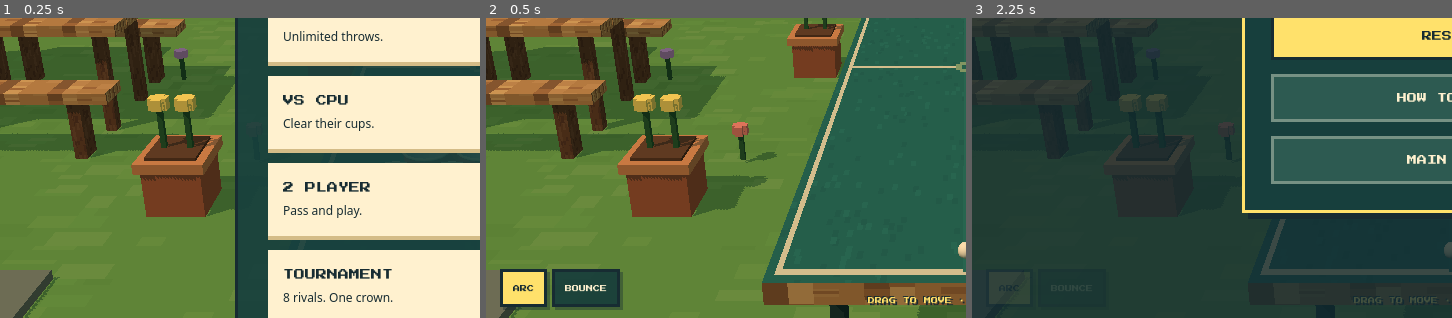
Above: before the commit, frames 1-3 (left to right).
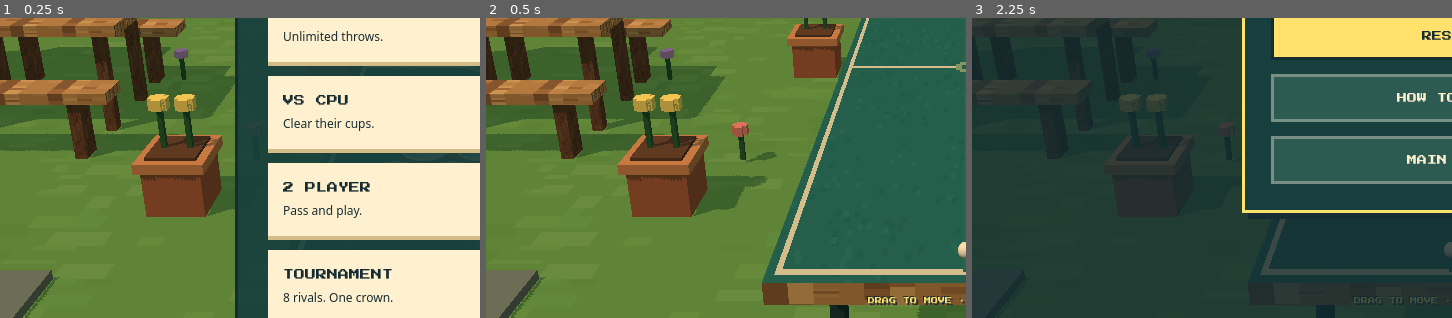
Above: after the commit, the same moments.

Repository: Ashe-Oro/backyard-games
Game: browser game, page beer-pong/index.html
Two runs of this game, one before a commit and one after it. Both use one fixed random seed, a clock stepped at 60 frames per second and the inputs below.
Inputs (mouse positions are % of the whole screen's width and height, from its top left):
- Up to frame 1 (0.25 s): no input
- Up to frame 2 (0.5 s): click "SOLO PRACTICE Unlimited throw…" at 0.27 s
- Up to frame 3 (2.25 s): move the mouse to (50, 60) at 1.07 s; tap Space at 1.1, 1.6, 2.1 s; move the mouse to (30, 40) at 1.67 s; click "Ⅱ PAUSE" at 2.02 s
The pictures show only the part of the screen within x 0-50%, y 42-92%; the shares and areas given below are measured in that part.

Frame 1 is identical in both runs. In frame 2, 3.4% of the frame differs, in the area x 2-29%, y 83-98%; in frame 3, less than 0.1%.

Commit message:
Remove Beer Pong shot-style selector

Diff:
--- a/beer-pong/game.js
+++ b/beer-pong/game.js
@@ -131,8 +131,6 @@
  for(const [team,id]of [[0,'red'],[1,'blue']]){$(`${id}-count`).textContent=remaining(team);$(`${id}-pips`).innerHTML=Array.from({length:10},(_,i)=>`<i class="${i>=remaining(team)?'out':''}"></i>`).join('');}
  $('scoreboard').hidden=state.mode==='practice';$('practice-stats').hidden=state.mode!=='practice';$('practice-hits').textContent=`${state.hits[0]} / ${state.shots[0]}`;
  $('control-hint').hidden=state.phase!=='aim';$('shot-count').textContent=`${state.mode==='practice'?'':LABELS[state.turn]+' · '}THROW ${state.shots[state.turn]+(['aim','cpu','handoff'].includes(state.phase)?1:0)}`;
- $('shot-style').hidden=state.mode==='two'||state.turn!==0||!['aim','flight','wait'].includes(state.phase);
- document.querySelectorAll('[data-shot-style]').forEach(b=>{b.setAttribute('aria-pressed',String(b.dataset.shotStyle===state.shotStyle));b.disabled=!humanReady()||!!drag;});
  const canOffer=layoutsFor(remaining(1-state.turn)).length>0;
  $('rerack-button').hidden=state.reracksUsed[state.turn]||!['aim','flight','wait'].includes(state.phase)||state.mode==='cpu'&&state.turn===1;
  $('rerack-button').disabled=!humanReady()||!canOffer||!!drag;$('rerack-button').title=canOffer?'Choose a formation for the cups you’re shooting at':'Available with 6, 4, 3 or 2 target cups left';
@@ -256,7 +254,6 @@
 $('rerack-confirm').onclick=()=>{if(!applyRerack(state.turn,selectedLayout))return;$('rerack-dialog').close();selectedLayout=null;setPower(0);updateHud();$('pause-button').focus();message('RE-RACKED','',1.2);};
 function pauseGame(){humanPointer=null;if(state.phase==='menu'||state.paused||document.querySelector('dialog[open]'))return;cancelPull();state.paused=true;drag=null;wrap.classList.remove('drag');$('swipe-feedback').classList.remove('show');$('pause').showModal();updateHud();}
 function resumeGame(){state.paused=false;$('pause').close();$('pause-button').focus();updateHud();}
-document.querySelectorAll('[data-shot-style]').forEach(button=>button.onclick=()=>{if(!humanReady()||drag||state.mode==='two')return;state.shotStyle=button.dataset.shotStyle;setPower(0);updateHud();});
 document.querySelectorAll('[data-mode]').forEach(button=>button.onclick=()=>startMatch(button.dataset.mode));
 $('pause-button').onclick=pauseGame;$('resume').onclick=resumeGame;$('pause').oncancel=event=>{event.preventDefault();resumeGame();};
 for(const id of ['pause-menu','handoff-menu','result-menu'])$(id).onclick=()=>state.tournament?showTournamentMap():showMenu();
--- a/beer-pong/index.html
+++ b/beer-pong/index.html
@@ -24,7 +24,6 @@
     </div>
     <div id="practice-stats" hidden><strong id="practice-hits">0 / 0</strong><span>CUPS / THROWS</span></div>
     <div id="message" role="status" aria-live="polite"></div>
-    <div id="shot-style" role="group" aria-label="Shot style"><button class="pixel-button" data-shot-style="arc" aria-pressed="true" title="High arc · one bounce allowed">ARC</button><button class="pixel-button" data-shot-style="bounce" aria-pressed="false" title="Low bounce trajectory">BOUNCE</button></div>
     <div id="rack-actions"><button id="rerack-button" class="pixel-button" disabled>RE-RACK</button><button id="refill" class="pixel-button" hidden>REFILL CUPS</button></div>
     <button id="swat-target" aria-label="Swat bouncing ball" title="Tap, click or press Space to swat" hidden></button>
     <span id="defense-hint" hidden></span>
--- a/beer-pong/style.css
+++ b/beer-pong/style.css
@@ -27,9 +27,8 @@
 #rerack-dialog{width:min(480px,94vw)}#rerack-options{display:grid;grid-template-columns:repeat(2,minmax(0,1fr));gap:10p …(498 unchanged characters)…
 @media(max-height:480px){#rerack-options button{min-height:95px}#rerack-options svg{height:52px}#rerack-dialog .eyebrow{font-size:6px}}
 
-#shot-style{position:absolute;left:14px;bottom:62px;display:flex;gap:5px;pointer-events:auto}#shot-style button{min-height:38px;padding:8px 10px;font-size:7px}#shot-style [aria-pressed=true]{background:var(--gold);color:var(--ink)}
 @media(max-width:600px){#control-hint{bottom:110px}}
-@media(max-height:480px){#shot-style{bottom:14px;left:14px}#shot-count{bottom:62px;left:14px;transform:none}#control-hint{bottom:62px}}
+@media(max-height:480px){#shot-count{bottom:62px;left:14px;transform:none}#control-hint{bottom:62px}}
 
 #swat-target{position:absolute;transform:translate(-50%,-50%);width:76px;height:76px;border:3px solid var(--gold);borde …(508 unchanged characters)…
 @media(max-width:600px){#swat-target{width:88px;height:88px}#defense-hint{bottom:110px;font-size:7px}}
